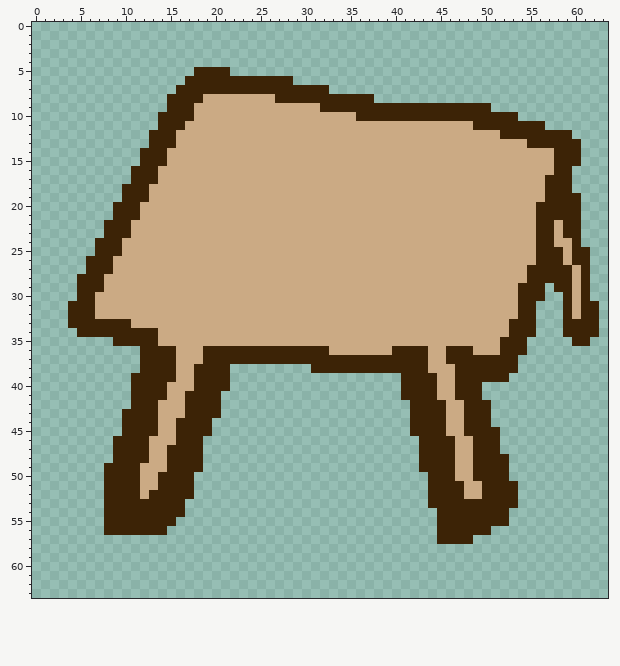
Two states of a pixel-art sprite, images/furniture/furniture_icon_table2.png. The first picture shows the starting point.
The file is 64x64 pixels.
New version:
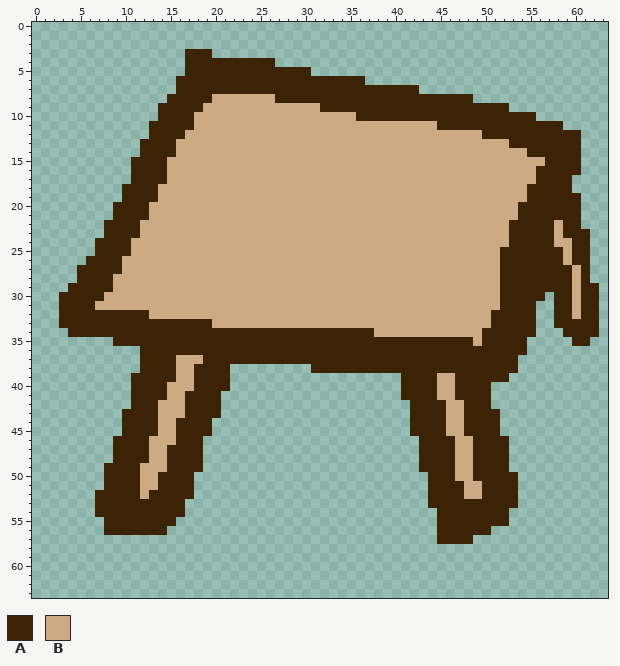
Palette (. is transparent): A #3c2306  B #cbaa84
Change:
y 3: x 17..19 ... -> AAA
y 4: x 17..26 .......... -> AAAAAAAAAA
y 5: x 17 . -> A; x 22..30 ......... -> AAAAAAAAA
y 6: x 16 . -> A; x 29..36 ........ -> AAAAAAAA
y 7: x 33..42 .......... -> AAAAAAAAAA
y 8: x 19 B -> A; x 38..48 ........... -> AAAAAAAAAAA
y 9: x 14 . -> A; x 18 B -> A; x 51..52 .. -> AA
y 10: x 54..55 .. -> AA
y 11: x 13 . -> A; x 17 B -> A; x 45..48 BBBB -> AAAA; x 57..58 .. -> AA
y 12: x 16 B -> A; x 50..51 BB -> AA; x 60 . -> A
y 13: x 12 . -> A; x 53..54 BB -> AA
y 14: x 15 B -> A; x 55..57 BBB -> AAA
y 15: x 11 . -> A; x 57 B -> A
y 16: x 14 B -> A; x 56..57 BB -> AA; x 60 . -> A
y 17: x 14 B -> A; x 56 B -> A
y 18..19: x 13 B -> A; x 55..56 BB -> AA
y 20..21: x 12 B -> A; x 54..55 BB -> AA
y 22: x 11 B -> A; x 53..55 BBB -> AAA
y 23: x 11 B -> A; x 53..55 BBB -> AAA; x 61 . -> A
y 24: x 10 B -> A; x 53..55 BBB -> AAA; x 61 . -> A
y 25: x 10 B -> A; x 52..55 BBBB -> AAAA
y 26: x 9 B -> A; x 52..55 BBBB -> AAAA
y 27: x 5 . -> A; x 9 B -> A; x 52..54 BBB -> AAA
y 28: x 8 B -> A; x 52..54 BBB -> AAA
y 29: x 4 . -> A; x 8 B -> A; x 52..53 BB -> AA; x 57 . -> A; x 62 . -> A
y 30: x 3..4 .. -> AA; x 7 B -> A; x 52..53 BB -> AA; x 58 . -> A; x 62 . -> A
y 31: x 3 . -> A; x 52..53 BB -> AA; x 58 . -> A
y 32: x 3 . -> A; x 7..12 BBBBBB -> AAAAAA; x 51..53 BBB -> AAA; x 58 . -> A
y 33: x 3 . -> A; x 11..19 BBBBBBBBB -> AAAAAAAAA; x 51..52 BB -> AA; x 58 . -> A
y 34: x 4 . -> A; x 14..37 BBBBBBBBBBBBBBBBBBBBBBBB -> AAAAAAAAAAAAAAAAAAAAAAAA; x 50..52 BBB -> AAA
y 35: x 14..48 BBBBBBBBBBBBBBBBBBBBBBBBBBBBBBBBBBB -> AAAAAAAAAAAAAAAAAAAAAAAAAAAAAAAAAAA; x 50..51 BB -> AA
y 36: x 16..18 BBB -> AAA; x 33..39 BBBBBBB -> AAAAAAA; x 44..45 BB -> AA; x 49..51 BBB -> AAA
y 37: x 44..45 BB -> AA
y 38: x 44..46 BBB -> AAA
y 40..41: x 50 . -> A
y 43..44: x 51 . -> A
y 46..47: x 52 . -> A
y 50: x 53 . -> A
y 52..54: x 7 . -> A
